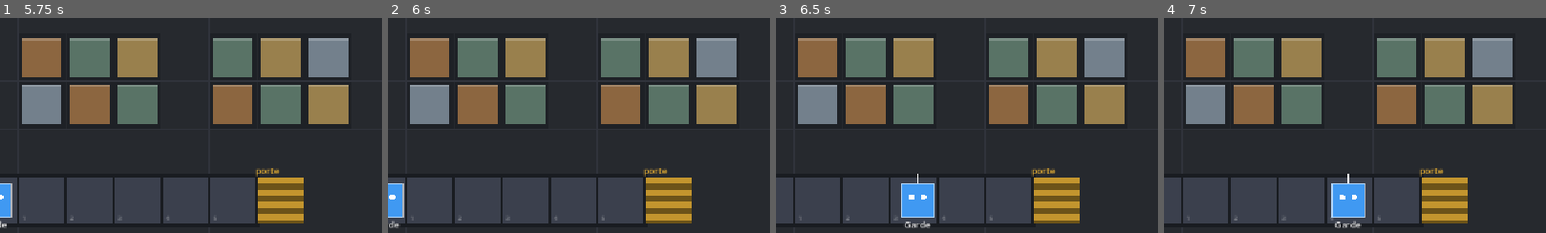
Above: before the commit, frames 1-4 (left to right).
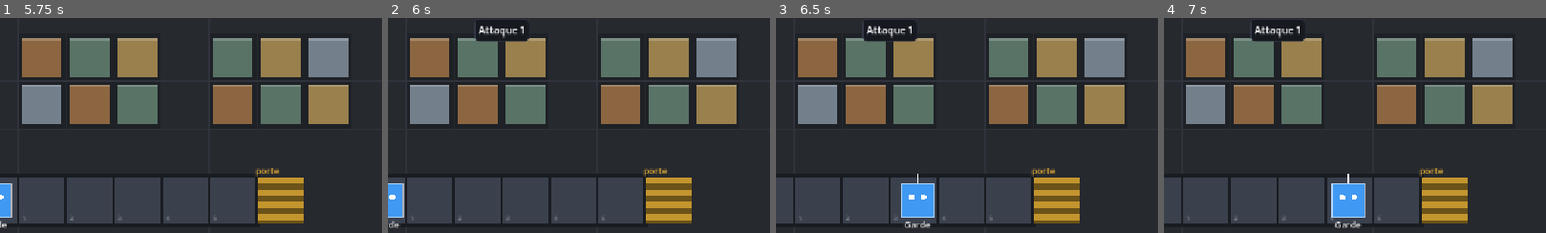
Above: after the commit, the same moments.

Repository: YohanPoirier/jeu_securite
Game: Godot game, scene res://main.tscn
The game is run twice, just before and just after one commit, with the same random seed, the same clock (stepped at 60 frames per second) and the same inputs.
Inputs (mouse positions are % of the whole screen's width and height, from its top left):
- Up to frame 1 (5.75 s): click "▶ Lancer" at 0.5 s; click "Nouvelle attaque ▾" at 1.25 s; click "Nouvelle attaque ▾" at 2 s; click "■ Arrêter" at 2.75 s; click (46, 94) at 3.52 s; click "▤ Sorties" at 4.25 s; click "Fermer" at 5 s
- Up to frame 2 (6 s): click "▶ Lancer" at 5.75 s
- Up to frame 3 (6.5 s): no input
- Up to frame 4 (7 s): click "■ Arrêter" at 6.5 s
The pictures show only the part of the screen within x 35-85%, y 8-58%; the shares and areas given below are measured in that part.

Frame 1 is identical in both runs. In frame 2, 0.5% of the frame differs, in the area x 22-37%, y 3-12%; in frame 3, 0.5%; in frame 4, 0.5%.

Commit message:
Étiquette « Attaque n » sur l'entrepôt, avec avertissement orange en rejeu (info-bulle)
Co-Authored-By: Claude Sonnet 5.5 <noreply@anthropic.com>
Claude-Session: https://claude.ai/code/session_01Qn8oNbxsrQNPS2EWgssgFJ

Diff:
--- a/scripts/main.gd
+++ b/scripts/main.gd
@@ -16,6 +16,7 @@
 const BOTTOM_H := 102
 const SPEEDS := [["Lent (×½)", 3], ["Normal (×1)", 6], ["Rapide (×2)", 12], ["Très rapide (×4)", 24]]
 const GREEN := Color(0.16, 0.50, 0.28)
+const ATTACK_TIP := "Attaque à lancer : une nouvelle, ou une ancienne à rejouer pour déboguer"
 const REPLAY_COLOR := Color(1.0, 0.82, 0.45)
 const EDITOR_W := 520
 const OUT_W := 360
@@ -40,6 +41,9 @@
 var run_replay := false
 var out_count := 0  # sorties non lues (pastille rouge), plafonnée à 50
 var out_badge: PanelContainer
+var attack_chip: PanelContainer
+var chip_label: Label
+var chip_warn: TextureRect
 var out_badge_label: Label
 
 var view
@@ -138,6 +142,7 @@
 
 	_build_editor_panel()
 	_build_output_panel()
+	_build_attack_chip()
 	_build_bottom_bar()
 	_build_menu()
 	_build_modal()
@@ -251,7 +256,7 @@
 	attack_btn = Button.new()
 	attack_btn.custom_minimum_size = Vector2(210, 46)
 	attack_btn.add_theme_font_size_override("font_size", 16)
-	attack_btn.tooltip_text = "Attaque à lancer : une nouvelle, ou une ancienne à rejouer pour déboguer"
+	attack_btn.tooltip_text = ATTACK_TIP
 	_apply_colors(attack_btn, Color(0.17, 0.19, 0.24), true)
 	attack_menu = _make_popup()
 	attack_menu.id_pressed.connect(_on_attack_chosen)
@@ -377,16 +382,13 @@
 
 
 func _replay_msg(n: int) -> String:
-	return "↻ Rejeu de l'attaque %d — simple essai pour déboguer : cette partie ne valide pas le niveau." % n
+	return "Rejeu de l'attaque %d : simple essai pour déboguer, cette partie ne valide pas le niveau." % n
 
 
 func _on_attack_chosen(id: int) -> void:
 	attack_choice = id - 1
 	_rebuild_attack_menu()
-	if attack_choice >= 0:
-		_set_status(_replay_msg(id), REPLAY_COLOR)
-	else:
-		_set_status("", Color.WHITE)
+	attack_btn.tooltip_text = _replay_msg(id) if attack_choice >= 0 else ATTACK_TIP
 
 
 func _build_editor_panel() -> void:
@@ -456,6 +458,47 @@
 	console.selection_enabled = true
 	console.size_flags_vertical = Control.SIZE_EXPAND_FILL
 	ov.add_child(console)
+
+
+## Étiquette posée sur l'entrepôt : numéro de l'attaque en cours, et un petit avertissement orange en rejeu.
+func _build_attack_chip() -> void:
+	attack_chip = _panel()
+	attack_chip.get_theme_stylebox("panel").set_corner_radius_all(6)
+	attack_chip.get_theme_stylebox("panel").set_content_margin_all(6)
+	attack_chip.set_anchors_preset(Control.PRESET_CENTER_TOP)
+	attack_chip.grow_horizontal = Control.GROW_DIRECTION_BOTH
+	attack_chip.offset_top = TOP_H + 10
+	attack_chip.visible = false
+	add_child(attack_chip)
+	var h := HBoxContainer.new()
+	h.add_theme_constant_override("separation", 8)
+	attack_chip.add_child(h)
+	chip_label = _label("")
+	chip_label.add_theme_font_size_override("font_size", 15)
+	h.add_child(chip_label)
+	chip_warn = TextureRect.new()
+	chip_warn.texture = _warning_icon()
+	chip_warn.custom_minimum_size = Vector2(20, 20)
+	chip_warn.stretch_mode = TextureRect.STRETCH_KEEP_ASPECT_CENTERED
+	chip_warn.mouse_filter = Control.MOUSE_FILTER_STOP  # pour que l'info-bulle s'affiche
+	chip_warn.visible = false
+	h.add_child(chip_warn)
+
+
+func _warning_icon() -> Texture2D:
+	var svg := """<svg xmlns="http://www.w3.org/2000/svg" width="20" height="20" viewBox="0 0 24 24">
+<path d="M12 3 L22 20.5 H2 Z" fill="#f5a524" stroke="#f5a524" stroke-width="2" stroke-linejoin="round"/>
+<rect x="11" y="9" width="2" height="6.5" rx="1" fill="#1a1a1a"/><circle cx="12" cy="17.6" r="1.2" fill="#1a1a1a"/></svg>"""
+	var img := Image.new()
+	img.load_svg_from_string(svg)
+	return ImageTexture.create_from_image(img)
+
+
+func _show_chip(number: int, replay: bool) -> void:
+	chip_label.text = "Attaque %d" % number
+	chip_warn.visible = replay
+	chip_warn.tooltip_text = _replay_msg(number)
+	attack_chip.visible = true
 
 
 func _set_out(show: bool) -> void:
@@ -630,6 +673,7 @@
 	out_panel.visible = false
 	attack_choice = -1
 	_rebuild_attack_menu()
+	attack_chip.visible = false
 	status_label.text = ""
 	world = World.new(levels[cur], {}, 0)
 	view.world = world
@@ -710,6 +754,7 @@
 	out_panel.visible = false
 	attack_choice = -1
 	_rebuild_attack_menu()
+	attack_chip.visible = false
 	status_label.text = ""
 	world = World.new(lv, {}, 0)
 	view.world = world
@@ -776,13 +821,14 @@
 	if run_replay:
 		attack = list[attack_choice]  # même numéro = exactement la même attaque
 		number = attack_choice + 1
-		_set_status(_replay_msg(number), REPLAY_COLOR)
+		_set_status("", Color.WHITE)
 	else:
 		attack = _new_attack_id()
 		list.append(attack)
 		number = list.size()
 		_rebuild_attack_menu()
 		_set_status("", Color.WHITE)
+	_show_chip(number, run_replay)
 	world = World.new(lv, compiled, attack)
 	view.world = world
 	view.alpha = 1.0
